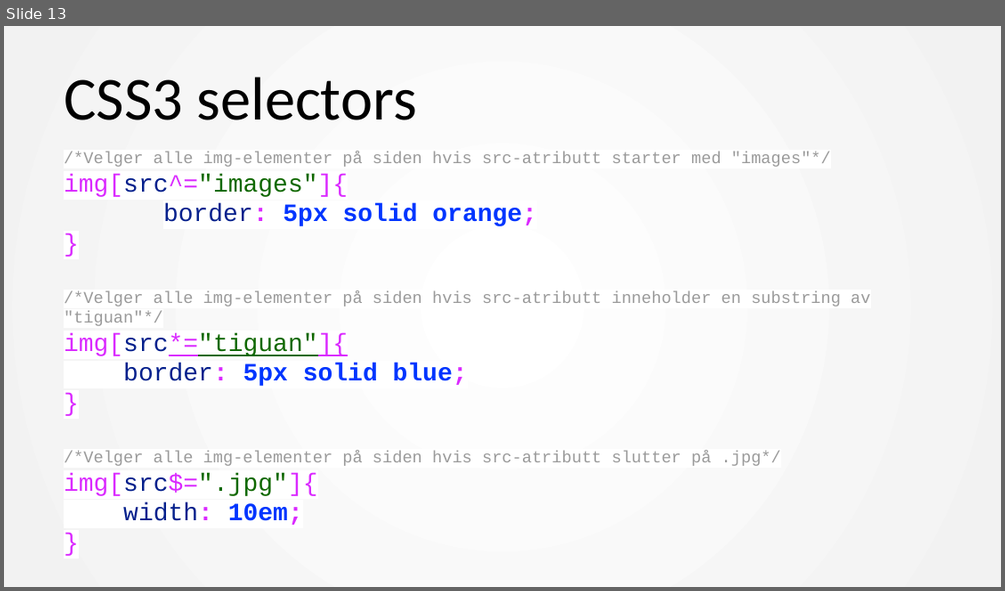
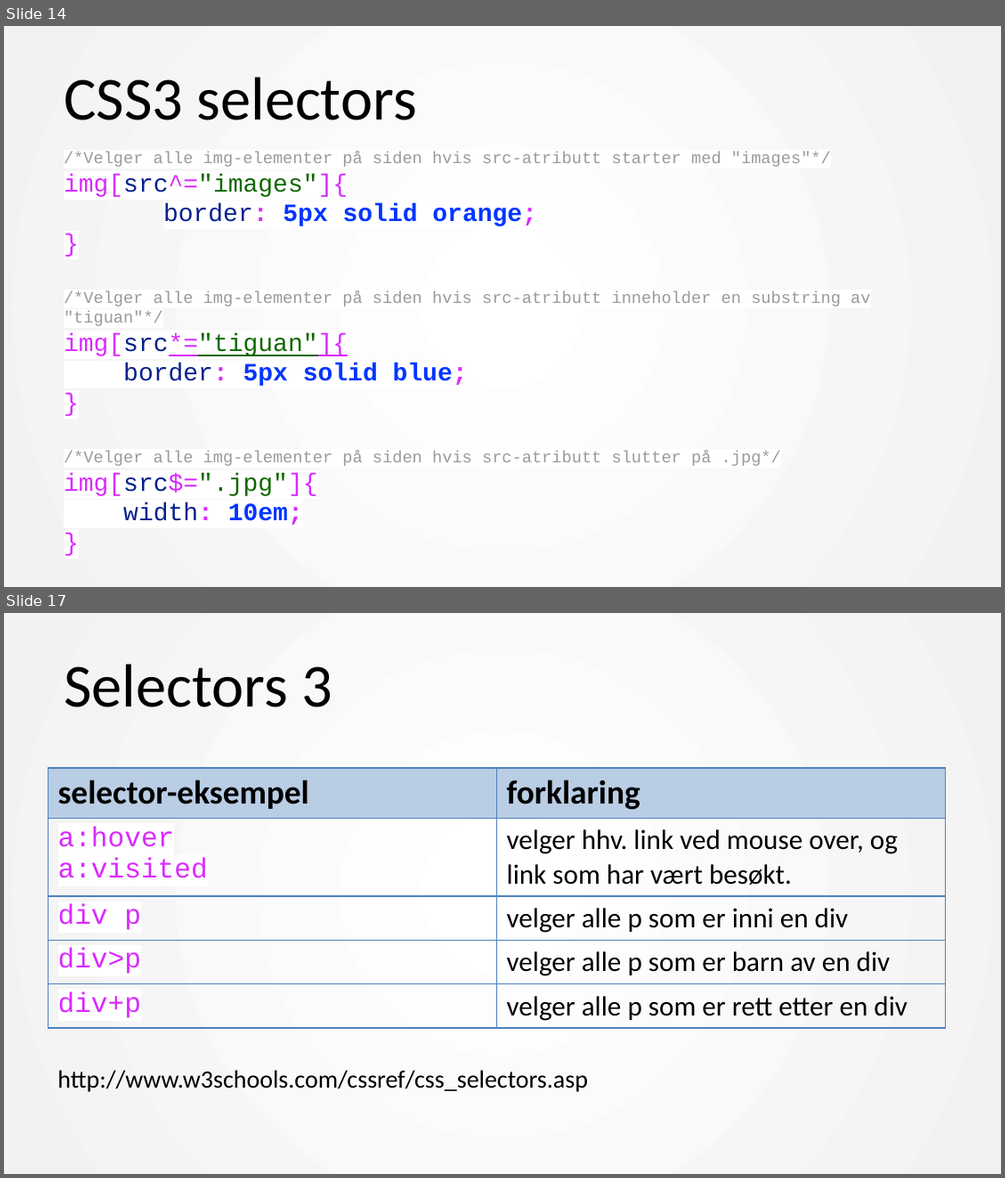
Before and after one commit to mesan/css-kurs, a slide deck: Foiler/1. CSS basic.pptx. Shown one above the other, each under a label of ours: slide 13 before the commit, slides 14 and 17 after it; the slides between them are not shown. The pictures are 1005x591 and 1005x1178 pixels, drawn with LibreOffice and Linux fonts; fonts in the diff are those of the drawing. Boxes give left, top, right and bottom in pixels: in the first picture for what was removed or moved away, otherwise in the second. Text is boxed around its words. In the diff, an @@ line names an element or a change of style, - is before the commit and + after.

```diff
--- a/Foiler/1. CSS basic.pptx
+++ b/Foiler/1. CSS basic.pptx
@@ slide 17 added at [4, 613, 1001, 1174], background #FFFFFF; not listed: 1 template element that a slide beside it also shows @@
@@ title added at [64, 664, 332, 707], 44 pt, text #000000 @@
+Selectors 3
@@ table added at [48, 768, 945, 1024], 5 rows, 2 columns @@
+selector-eksempel | forklaring
+a:hover / a:visited | velger hhv. link ved mouse over, og link som har vært besøkt.
+div p | velger alle p som er inni en div
+div>p | velger alle p som er barn av en div
+div+p | velger alle p som er rett etter en div
@@ text added at [57, 1070, 588, 1092], 18 pt, text #000000 @@
+http://www.w3schools.com/cssref/css_selectors.asp
@@ what was slide 13 is now slide 14 @@
```
Also in this commit, not shown: 11 slides changed, 11 other slides added, 7 slides removed, 4 other files.
